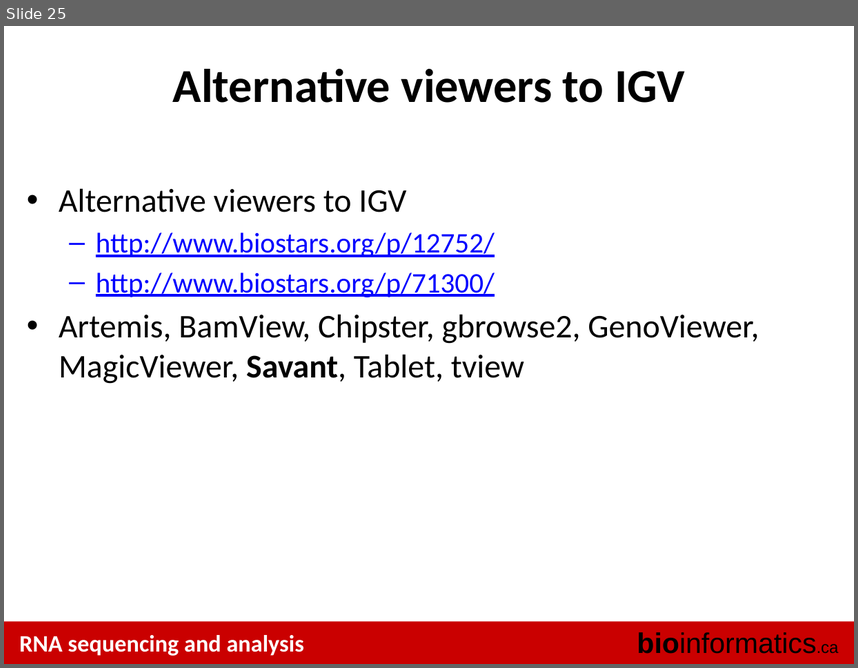
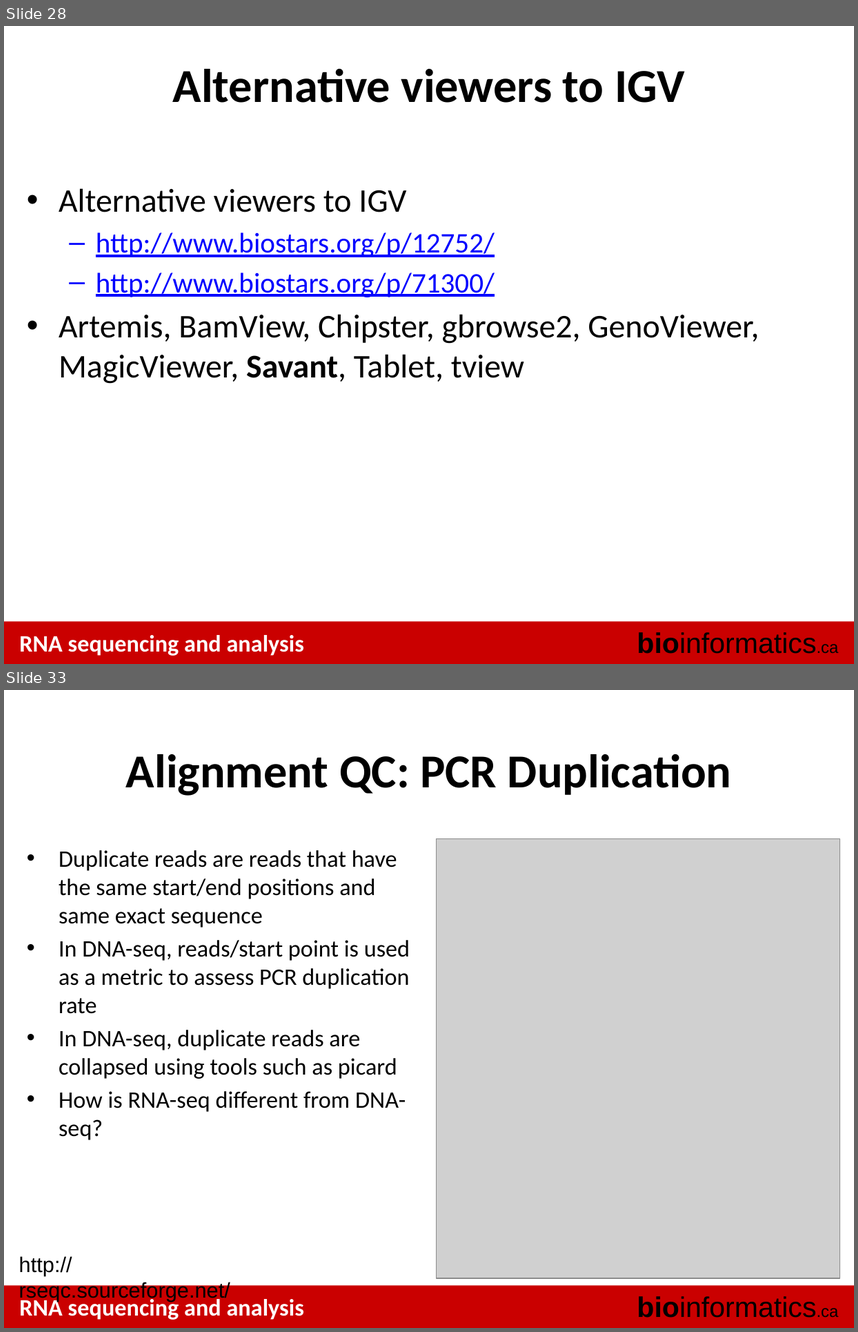
Before and after one commit to griffithlab/rnaseq_tutorial_wiki, a slide deck: LectureFiles/cbw-cshl-nygc/2015/RNASeq_Module2_Lecture.pptx. Shown one above the other, each under a label of ours: slide 25 before the commit, slides 28 and 33 after it; the slides between them are not shown. The pictures are 858x668 and 858x1332 pixels, drawn with LibreOffice and Linux fonts; fonts in the diff are those of the drawing; grey boxes stand for pictures. Boxes give left, top, right and bottom in pixels: in the first picture for what was removed or moved away, otherwise in the second. Text is boxed around its words. In the diff, an @@ line names an element or a change of style, - is before the commit and + after.

```diff
--- a/LectureFiles/cbw-cshl-nygc/2015/RNASeq_Module2_Lecture.pptx
+++ b/LectureFiles/cbw-cshl-nygc/2015/RNASeq_Module2_Lecture.pptx
@@ slide 33 added at (4, 690, 854, 1328), background #FFFFFF; not listed: 3 template elements that a slide beside it also shows @@
@@ title added at (126, 754, 732, 796), 40 pt, text #000000, bold @@
+Alignment QC: PCR Duplication
@@ text added at (59, 850, 410, 1140), 20 pt, text #000000 @@
+• Duplicate reads are reads that have the same start/end positions and same exact sequence
+• In DNA-seq, reads/start point is used as a metric to assess PCR duplication rate
+• In DNA-seq, duplicate reads are collapsed using tools such as picard
+• How is RNA-seq different from DNA-seq?
@@ picture added at (436, 839, 840, 1279) @@
@@ text added at (19, 1256, 230, 1301), 18 pt, text #000000 @@
+http://rseqc.sourceforge.net/
@@ what was slide 25 is now slide 28 @@
```
Also in this commit, not shown: 2 slides changed, 11 other slides added.
